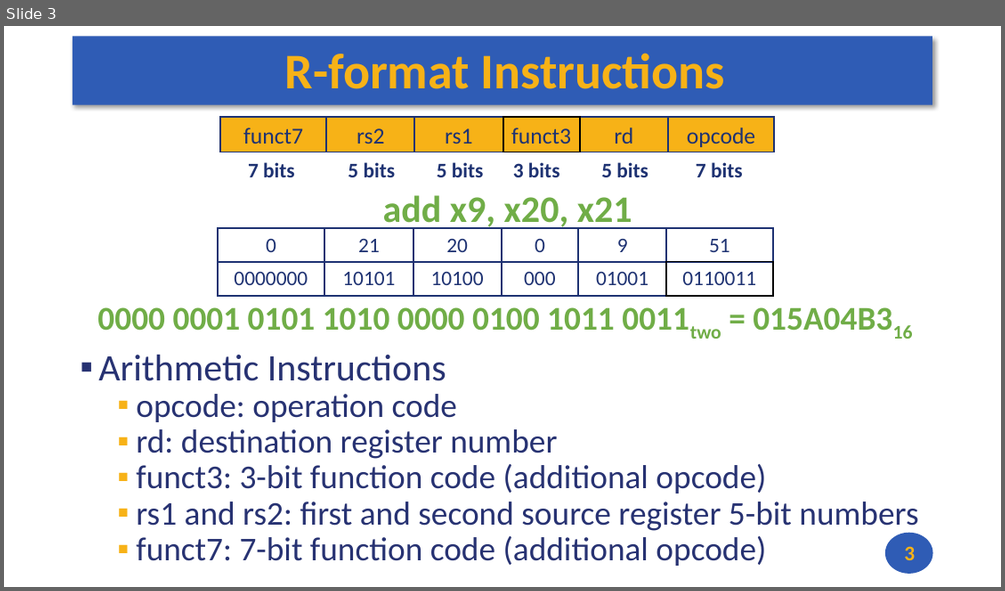
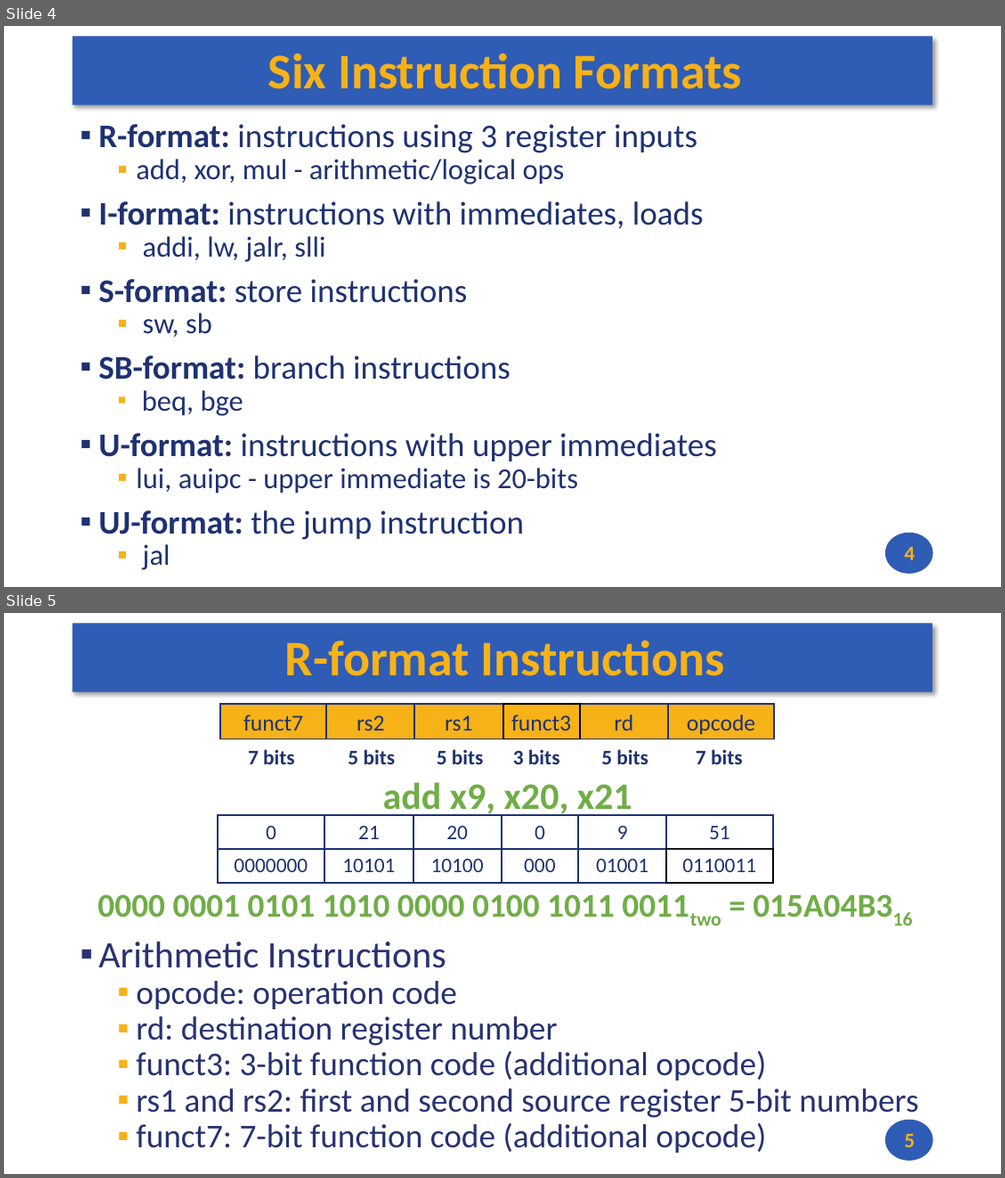
Before and after one commit to andrewt0301/hse-acos-course, a slide deck: docs/part1ca/04_Instructions/CA_Lecture_04.pptx. Shown one above the other, each under a label of ours: slide 3 before the commit, slides 4 and 5 after it. The pictures are 1005x591 and 1005x1178 pixels, drawn with LibreOffice and Linux fonts; fonts in the diff are those of the drawing. Boxes give left, top, right and bottom in pixels: in the first picture for what was removed or moved away, otherwise in the second. Text is boxed around its words. In the diff, an @@ line names an element or a change of style, - is before the commit and + after.

```diff
--- a/docs/part1ca/04_Instructions/CA_Lecture_04.pptx
+++ b/docs/part1ca/04_Instructions/CA_Lecture_04.pptx
@@ slide 4 added at (4,26,1001,587), background #FFFFFF; not listed: 2 template elements that a slide beside it also shows @@
@@ title added at (268,53,742,89), 48 pt, text #F7B217, bold @@
+Six Instruction Formats
@@ text added at (98,124,717,570), 31.8 pt, text #1E3272 @@
+▪ R-format: instructions using 3 register inputs
+  ▪ add, xor, mul - arithmetic/logical ops
+▪ I-format: instructions with immediates, loads
+  ▪ addi, lw, jalr, slli
+▪ S-format: store instructions
+  ▪ sw, sb
+▪ SB-format: branch instructions
+  ▪ beq, bge
+▪ U-format: instructions with upper immediates
+  ▪ lui, auipc - upper immediate is 20-bits
+▪ UJ-format: the jump instruction
+  ▪ jal
@@ page number added at (904,547,914,560), 20 pt, text #F7B217, bold @@
+4
@@ what was slide 3 is now slide 5 @@
@@ page number at (904,1134,914,1147): text changed @@
-3
+5
```
Also in this commit, not shown: 3 slides changed, 1 other slide added, 1 slide removed, 1 other file.
